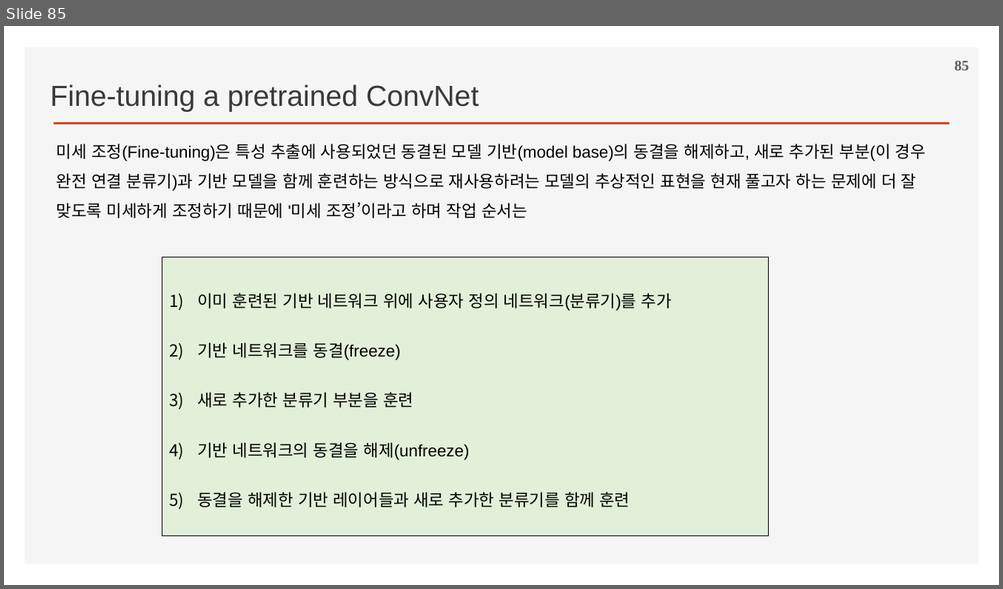
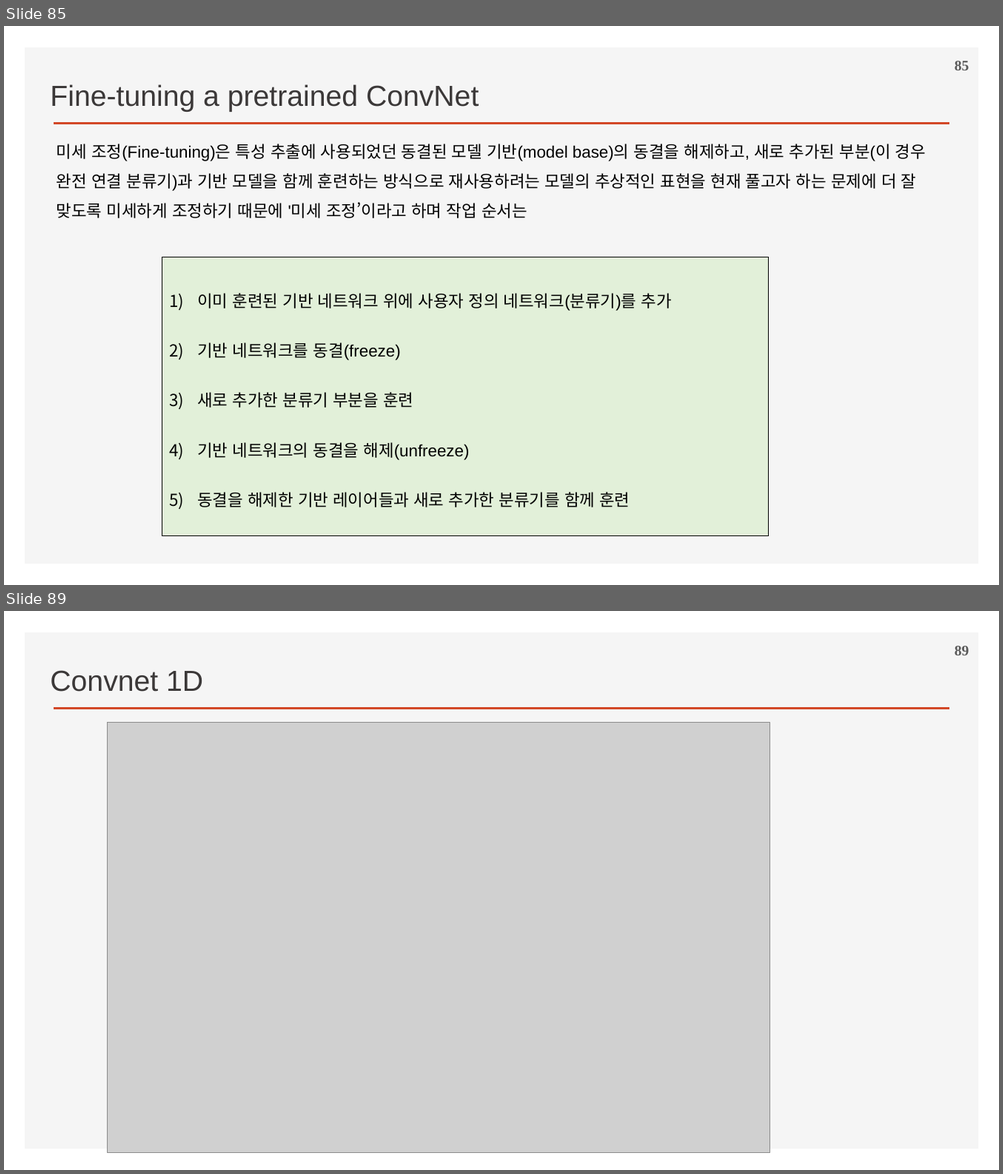
Before and after one commit to ancestor9/2026_Fall_Deep-Learning-with-Python, a slide deck: Chapter 08 Image Classification.pptx. Shown one above the other, each under a label of ours: slide 85 before the commit, slides 85 and 89 after it; the slides between them are not shown. The pictures are 1003x589 and 1003x1174 pixels, drawn with LibreOffice and Linux fonts; fonts in the diff are those of the drawing; grey boxes stand for pictures; background and template pictures are left out. Boxes give left, top, right and bottom in pixels: in the first picture for what was removed or moved away, otherwise in the second. Text is boxed around its words. In the diff, an @@ line names an element or a change of style, - is before the commit and + after.

```diff
--- a/Chapter 08 Image Classification.pptx
+++ b/Chapter 08 Image Classification.pptx
@@ slide 89 added at (4,611,999,1170), background #FFFFFF; not listed: 2 template elements that a slide beside it also shows @@
@@ page number added at (954,646,969,655), 14 pt, text #595959, bold @@
+89
@@ text added at (50,670,203,692), 28 pt, text #3B3838 @@
+Convnet 1D
@@ picture added at (108,723,770,1153) @@
```
Also in this commit, not shown: 4 other slides added.
